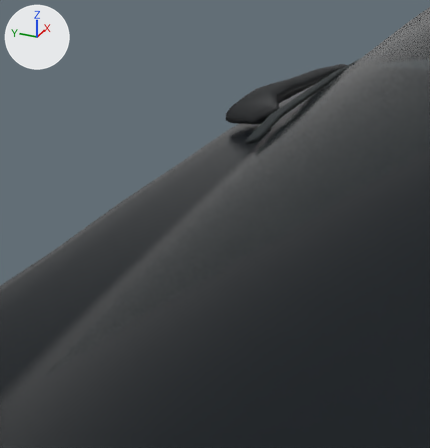
A saved change to the glTF model vehicles/luxury_suv.glb.
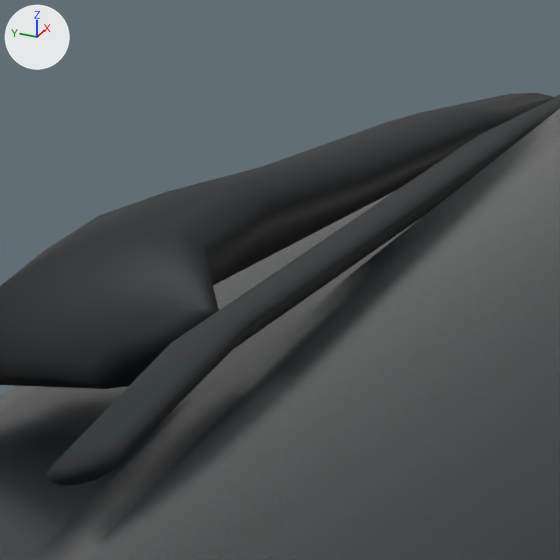
There are two pictures of each version: one from a 50 mm camera at (-0.835, 2.054, 1.474) aimed at (-0.098, 2.386, 1.106), one close up on the part from 55% to 81% of the width and 10% to 35% of the height. The axes (+X, +Y, +Z) are drawn at upper left. The lights are the same throughout. The first two pictures are the older version. Where no turn or scale is listed for an object, it has been applied to the vertices.

Names of what the first close-up shows: 'Roof and cabin', 'Tailgate wiper arm', 'Tailgate wiper blade', 'X5 M60i continuous sculpted body'.
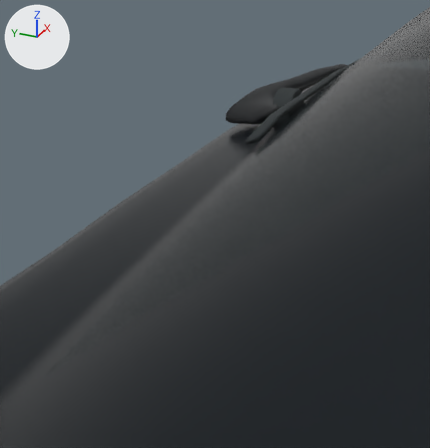
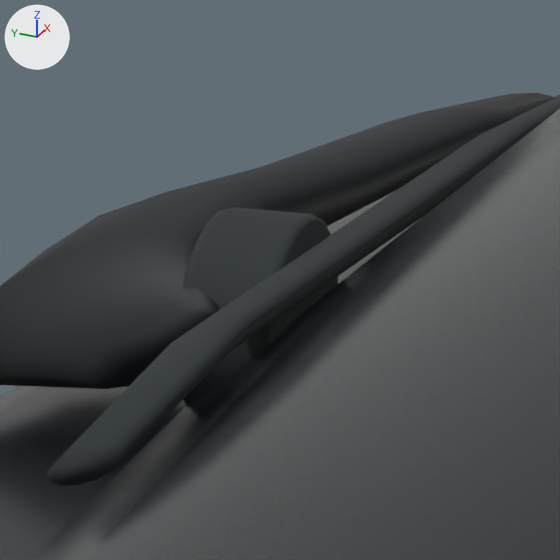
The change, as a list of edits to the scene's bpy script:
```text
Add me_cylinder_1:
    me_cylinder_1.from_pydata(...)  # 144 vertices, 284 faces; spans x -0.0368..0.0348, y -0.0973..-0.068, z -0.426..-0.3636
    me_cylinder_1.materials.append(mat_tire_rubber)  # dark grey #2c3234
Add ob_rear_wiper_pivot_seal:
    ob_rear_wiper_pivot_seal = bpy.data.objects.new('Rear wiper pivot seal', me_cylinder_1)
    ob_rear_wiper_pivot_seal.location = (0.008, 2.3981, 1.656)
```

Where the change shows, as pixel boxes (x1, y1, x2, y2) in the close-ups (560 x 560 px):
'Rear wiper pivot seal', added
    after: (183, 207, 338, 406)
